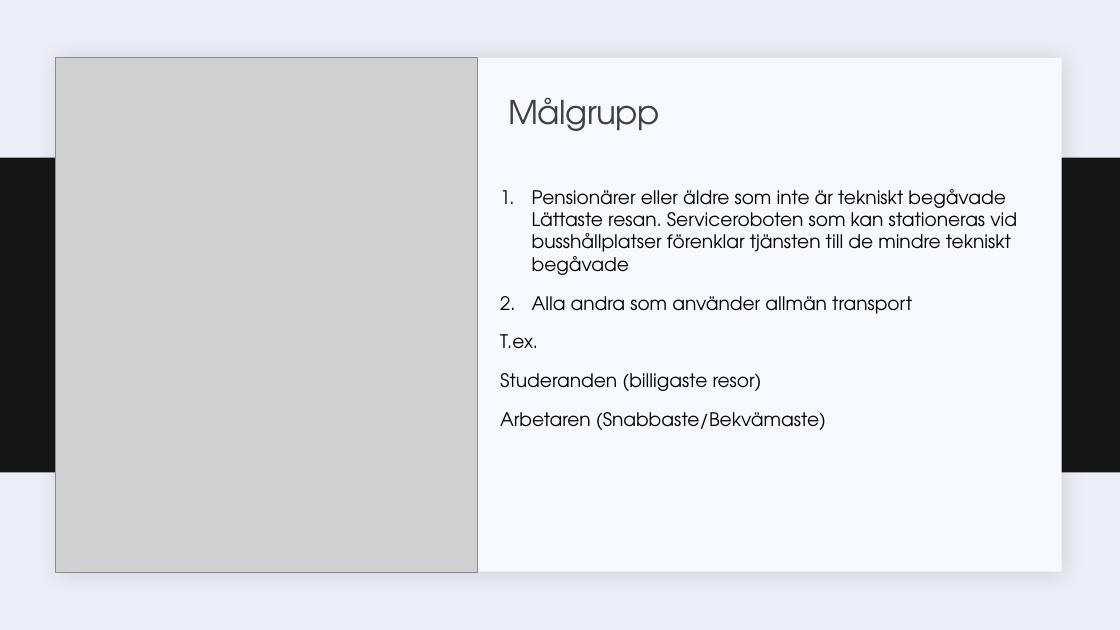
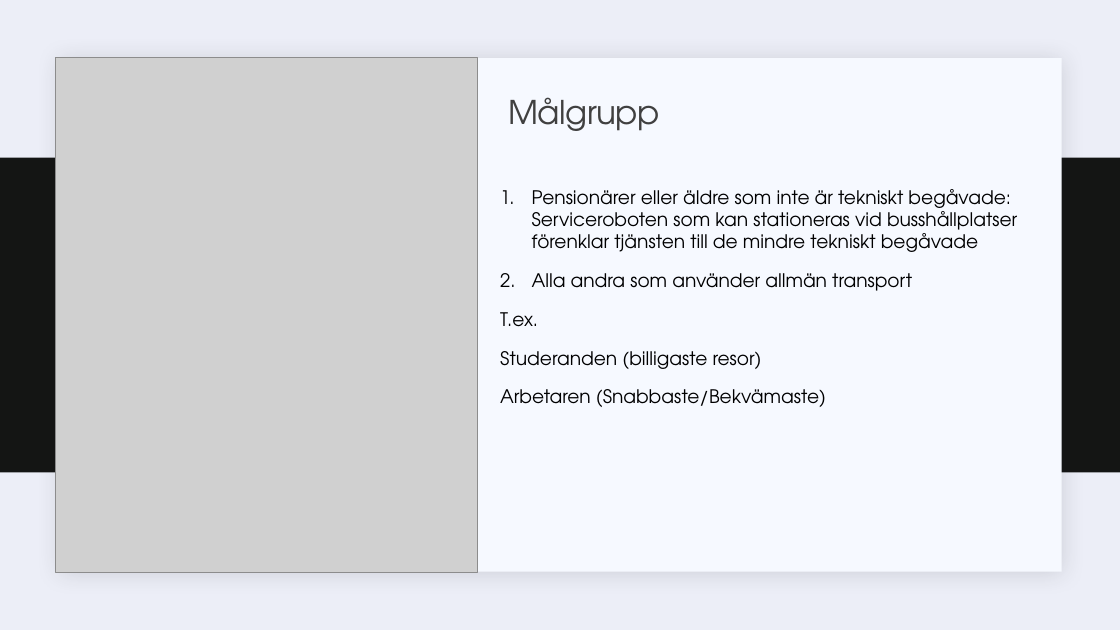
Before and after one commit to WizzardHarry/ramverk, a slide deck: slide 5 of docs/Commuter App.pptx (slide 4 before the commit). Drawn at 1120x630 pixels with LibreOffice and Linux fonts; fonts in the diff are those of the drawing; grey boxes stand for pictures. Boxes give left, top, right and bottom in pixels: in the first picture for what was removed or moved away, otherwise in the second. Text is boxed around its words. In the diff, an @@ line names an element or a change of style, - is before the commit and + after.

```diff
--- a/docs/Commuter App.pptx
+++ b/docs/Commuter App.pptx
@@ text at bbox=[532, 189, 1017, 252]: text changed @@
-1. Pensionärer eller äldre som inte är tekniskt begåvade Lättaste resan. Serviceroboten som kan stationeras vid busshållplatser förenklar tjänsten till de mindre tekniskt begåvade
+1. Pensionärer eller äldre som inte är tekniskt begåvade: Serviceroboten som kan stationeras vid busshållplatser förenklar tjänsten till de mindre tekniskt begåvade
```
Also in this commit, not shown: 3 other slides changed, 1 slide added.
